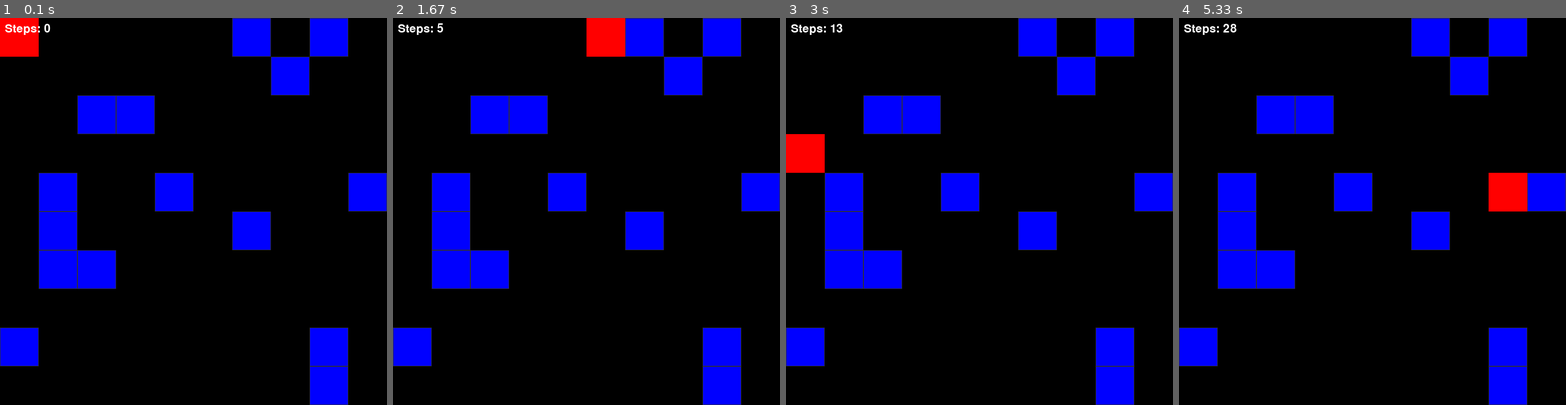
Above: before the commit, frames 1-4 (left to right).
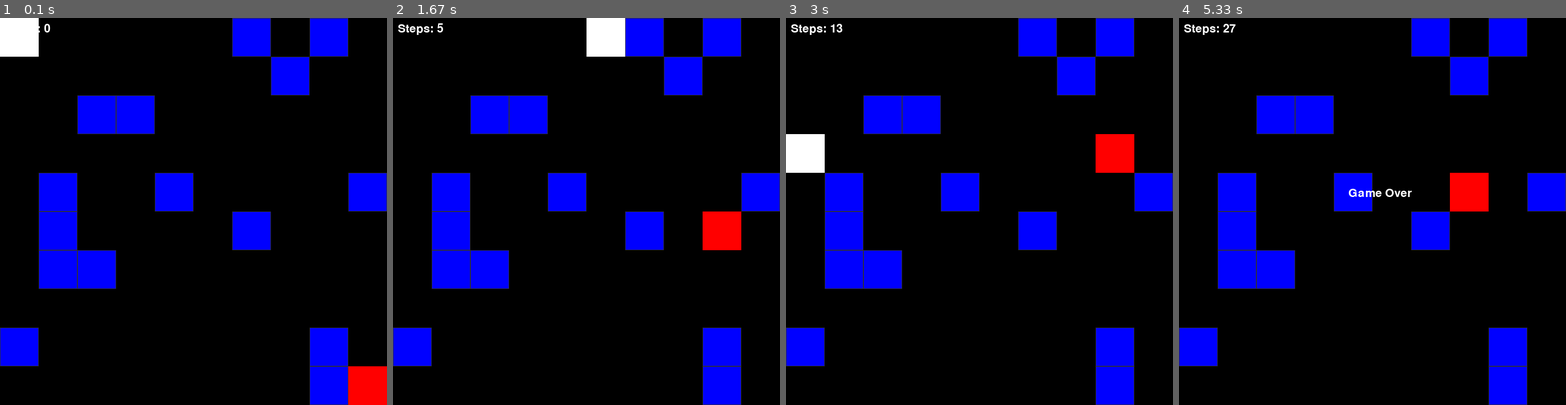
Above: after the commit, the same moments.

Repository: SebastianBobes/pygame_IT
Game: pygame game, started from main.py
Same seed, same stepped clock (60 frames per second), same inputs: the game is played once before the commit and once after it.
Inputs:
- Up to frame 1 (0.1 s): no input
- Up to frame 2 (1.67 s): hold D 0.33-0.8 s; hold D 1.17-1.63 s
- Up to frame 3 (3 s): hold A 1.67-2.2 s; hold S 2.23-2.53 s; hold A 2.57-2.97 s
- Up to frame 4 (5.33 s): hold W 3-3.37 s; hold D 3.4-4.03 s; hold S 4.07-4.43 s; hold D from 4.97 s (still down)

The runs differ from the first frame. In frame 1, 1.9% of the frame differs, in the area x 0-100%, y 0-100%; in frame 2, 2.0%; in frame 3, 2.0%; in frame 4, 2.2%, in the area x 13-90%, y 1-50%.

Commit message:
Update main.py
Am adaugat bot-ul si am facut un "Game over"

Diff:
--- a/main.py
+++ b/main.py
@@ -1,4 +1,3 @@
-
 import pygame
 import random
 
@@ -26,22 +25,67 @@
 
 # Atribute pentru caracter
 player_x, player_y = 0, 0
-new_x, new_y= 0, 0
+new_x, new_y = 0, 0
 steps = 0
 
+# Atribute bot
+bot_x, bot_y = 9, 9
 
-#Obstacol
+# Obstacol
 obstacles = set()
 for _ in range(15):  # Numar obstacole
-    ox, oy = random.randint(0, COLS-1), random.randint(0, ROWS-1)
+    ox, oy = random.randint(0, COLS - 1), random.randint(0, ROWS - 1)
     if (ox, oy) != (player_x, player_y):  # Masura de precautie pentru a nu fi blocat jucatorul de la inceput
         obstacles.add((ox, oy))
 
 # Anuleaza input lag-ul
 pygame.key.set_repeat(500, 500)
 
+# Bot movement
+def bot(bot_x, bot_y, player_x, player_y, obstacles):
+    difx = player_x - bot_x
+    dify = player_y - bot_y
+
+    # Try to move the bot towards the player
+    if difx == 0 and dify < 0:
+        if (bot_x, bot_y - 1) not in obstacles:
+            bot_x, bot_y = bot_x, bot_y - 1
+    elif difx == 0 and dify > 0:
+        if (bot_x, bot_y + 1) not in obstacles:
+            bot_x, bot_y = bot_x, bot_y + 1
+    elif difx > 0 and dify > 0:
+        if (bot_x, bot_y + 1) not in obstacles:
+            bot_x, bot_y = bot_x, bot_y + 1
+        elif (bot_x + 1, bot_y) not in obstacles:
+            bot_x, bot_y = bot_x + 1, bot_y
+    elif difx > 0 and dify < 0:
+        if (bot_x, bot_y - 1) not in obstacles:
+            bot_x, bot_y = bot_x, bot_y - 1
+        elif (bot_x + 1, bot_y) not in obstacles:
+            bot_x, bot_y = bot_x + 1, bot_y
+    elif difx < 0 and dify > 0:
+        if (bot_x, bot_y + 1) not in obstacles:
+            bot_x, bot_y = bot_x, bot_y + 1
+        elif (bot_x - 1, bot_y) not in obstacles:
+            bot_x, bot_y = bot_x - 1, bot_y
+    elif difx < 0 and dify < 0:
+        if (bot_x, bot_y - 1) not in obstacles:
+            bot_x, bot_y = bot_x, bot_y - 1
+        elif (bot_x - 1, bot_y) not in obstacles:
+            bot_x, bot_y = bot_x - 1, bot_y
+    elif difx > 0 and dify == 0:
+        if (bot_x + 1, bot_y) not in obstacles:
+            bot_x, bot_y = bot_x + 1, bot_y
+    elif difx < 0 and dify == 0:
+        if (bot_x - 1, bot_y) not in obstacles:
+            bot_x, bot_y = bot_x - 1, bot_y
+
+    return bot_x, bot_y
+walking=True
 # Bucla principala
 running = True
+player_moved = False  # Flag to track if the player has moved
+
 while running:
     screen.fill(BLACK)
 
@@ -55,14 +99,19 @@
 
     # Afisare jucator
     pygame.draw.rect(
+        screen, WHITE,
+        (player_x * CELL_SIZE, player_y * CELL_SIZE, CELL_SIZE, CELL_SIZE)
+    )
+
+    # Afisare bot
+    pygame.draw.rect(
         screen, RED,
-        (player_x * CELL_SIZE, player_y * CELL_SIZE, CELL_SIZE, CELL_SIZE)
+        (bot_x * CELL_SIZE, bot_y * CELL_SIZE, CELL_SIZE, CELL_SIZE)
     )
 
     # Afisare numar pasi
     counter_text = font.render(f"Steps: {steps}", True, WHITE)
     screen.blit(counter_text, (10, 10))
-
 
     # Modul prin care iesim din program
     for event in pygame.event.get():
@@ -74,21 +123,34 @@
 
     # Miscare
     keys = pygame.key.get_pressed()
-    if keys[pygame.K_a] and (player_x - 1, player_y) not in obstacles and player_x > 0:  # Stanga
-        new_x -= 1
-    if keys[pygame.K_d] and (player_x + 1, player_y) not in obstacles and player_x < COLS - 1:  # Dreapta
-        new_x += 1
-    if keys[pygame.K_w] and (player_x, player_y - 1) not in obstacles and player_y > 0:  # Sus
-        new_y -= 1
-    if keys[pygame.K_s] and (player_x, player_y + 1) not in obstacles and player_y < ROWS - 1:  # Jos
-        new_y += 1
+    if walking == True:
+        if keys[pygame.K_a] and (player_x - 1, player_y) not in obstacles and player_x > 0:  # Stanga
+            new_x -= 1
+        if keys[pygame.K_d] and (player_x + 1, player_y) not in obstacles and player_x < COLS - 1:  # Dreapta
+            new_x += 1
+        if keys[pygame.K_w] and (player_x, player_y - 1) not in obstacles and player_y > 0:  # Sus
+            new_y -= 1
+        if keys[pygame.K_s] and (player_x, player_y + 1) not in obstacles and player_y < ROWS - 1:  # Jos
+            new_y += 1
 
     # Verificare daca casuta selectata e obstacol
     if (new_x, new_y) not in obstacles and (new_x, new_y) != (player_x, player_y):
             player_x, player_y = new_x, new_y
             steps += 1
-    else: new_x, new_y = player_x, player_y
+            player_moved = True  # Set player move flag
+    else:
+        new_x, new_y = player_x, player_y
 
+    # Only move the bot if the player has moved
+    if player_moved:
+        bot_x, bot_y = bot(bot_x, bot_y, player_x, player_y, obstacles)  # Update bot position
+        player_moved = False  # Reset flag after bot moves
+
+    #Game over
+    if (bot_x, bot_y) == (player_x, player_y):
+            counter_text = font.render(f"Game Over", True, WHITE)
+            screen.blit(counter_text, (350, 350))
+            walking= False
     # Actualizare display
     pygame.display.flip()
 
